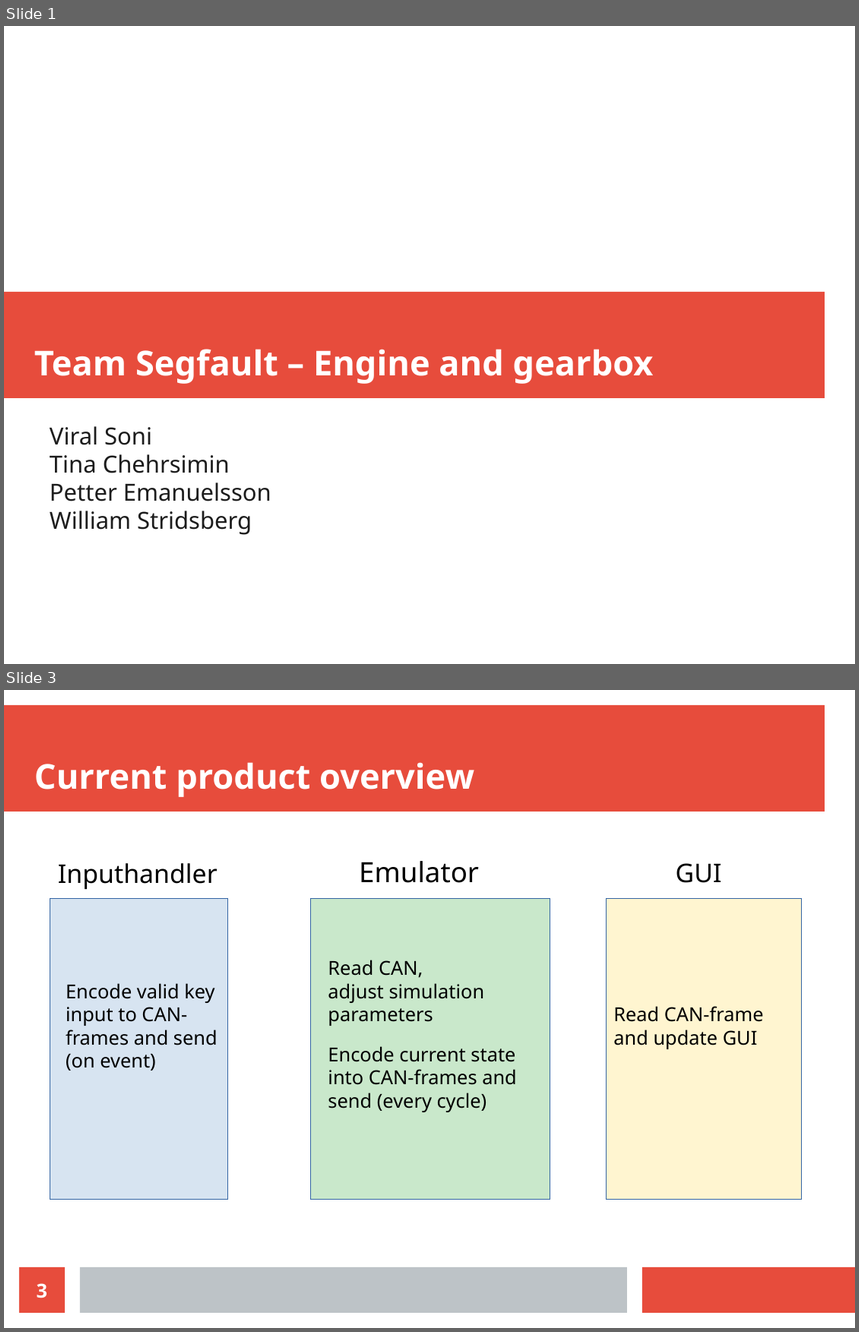
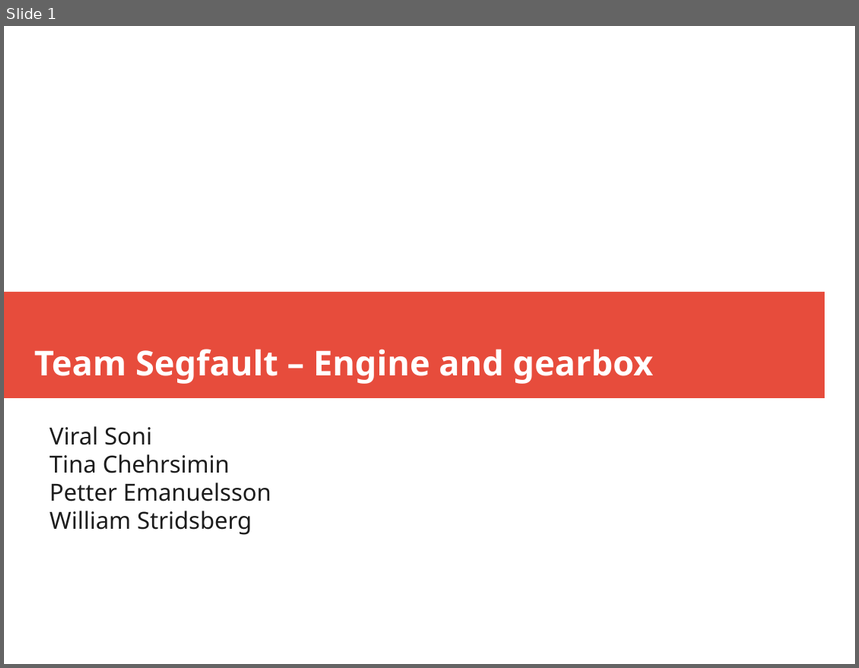
Before and after one commit to pepema/EGsim, a slide deck: Demo presentation.odp. Shown one above the other, each under a label of ours: slides 1 and 3 before the commit, slide 1 after it; the slides between them are not shown. The pictures are 859x1332 and 859x668 pixels, drawn with LibreOffice and Linux fonts; fonts in the diff are those of the drawing. Boxes give left, top, right and bottom in pixels: in the first picture for what was removed or moved away, otherwise in the second. Text is boxed around its words. In the diff, an @@ line names an element or a change of style, - is before the commit and + after.

```diff
--- a/Demo presentation.odp
+++ b/Demo presentation.odp
@@ slide 3 removed at (x1=4, y1=690, x2=855, y2=1328), background #FFFFFF @@
@@ rectangle removed at (x1=4, y1=705, x2=825, y2=812) @@
@@ title removed at (x1=34, y1=762, x2=474, y2=797) @@
-Current product overview
@@ text removed at (x1=58, y1=863, x2=218, y2=889) @@
-Inputhandler
@@ text removed at (x1=359, y1=861, x2=479, y2=883) @@
-Emulator
@@ text removed at (x1=676, y1=863, x2=722, y2=883) @@
-GUI
@@ rectangle removed at (x1=50, y1=898, x2=228, y2=1200) @@
@@ rectangle removed at (x1=310, y1=898, x2=550, y2=1200) @@
@@ rectangle removed at (x1=607, y1=898, x2=802, y2=1200) @@
@@ text removed at (x1=328, y1=960, x2=517, y2=1113) @@
-Read CAN,
-adjust simulation parameters
-Encode current state into CAN-frames and send (every cycle)
@@ text removed at (x1=66, y1=983, x2=218, y2=1071) @@
-Encode valid key input to CAN-frames and send (on event)
@@ text removed at (x1=614, y1=1006, x2=764, y2=1049) @@
-Read CAN-frame and update GUI
@@ page number removed at (x1=19, y1=1268, x2=65, y2=1313) @@
-3
@@ rectangle removed at (x1=80, y1=1268, x2=627, y2=1313) @@
@@ rectangle removed at (x1=643, y1=1268, x2=855, y2=1313) @@
```
Also in this commit, not shown: 1 slide changed, 1 slide added.
